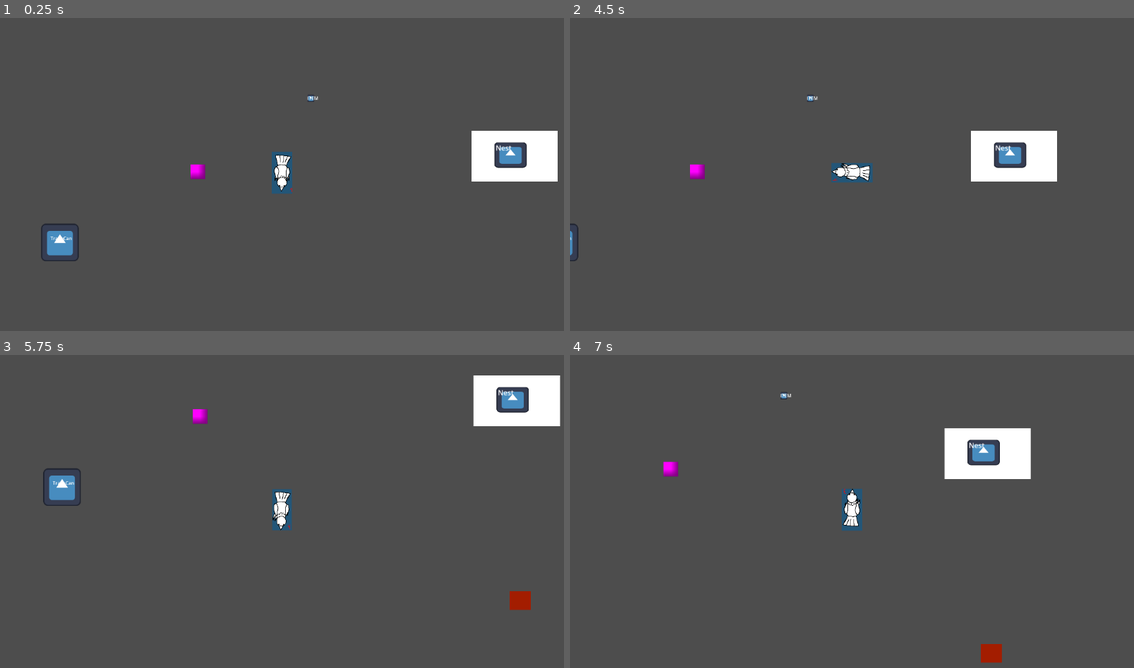
Above: before the commit, frames 1-4 (two rows, left to right).
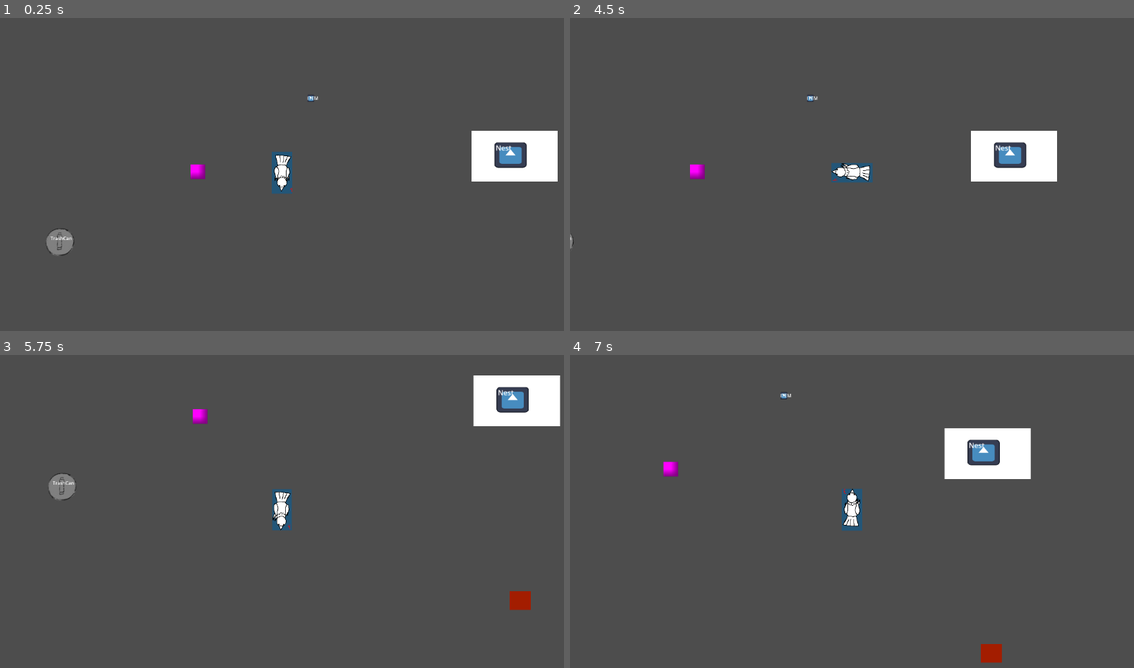
Above: after the commit, the same moments.

Repository: PiponcheDev/Chunky-Chick
Game: Godot game, scene res://Main.tscn
Two runs of this game, one before a commit and one after it. Both use one fixed random seed, a clock stepped at 60 frames per second and the inputs below. The engine's default icon, where the game draws it, is replaced by a stand-in: a white triangle on a blue panel in a dark square.
Inputs (mouse positions are in pixels of both pictures, inside the frame that each line leads up to):
- Up to frame 1 (0.25 s): no input
- Up to frame 2 (4.5 s): tap Enter at 0.5 s; move the mouse to (976, 155) at 0.52 s; hold D (walk_right) 0.53-1.28 s; tap E (pick_up) every 0.75 s from 0.6 to 4.35 s; click (976, 155) at 0.67 s; move the mouse to (739, 187) at 1.27 s; hold S (walk_down) 1.28-2.03 s; move the mouse to (908, 102) at 2.02 s; hold D (walk_right) 2.03-2.78 s; move the mouse to (823, 237) at 2.77 s; hold W (walk_up) 2.78-3.53 s; click (823, 237) at 2.92 s; move the mouse to (1021, 221) at 3.52 s; hold A (walk_left) from 3.53 s (still down); move the mouse to (682, 124) at 4.27 s
- Up to frame 3 (5.75 s): move the mouse to (310, 508) at 5.02 s; release A (walk_left) at 5.03 s; hold S (walk_down) from 5.03 s (still down); tap E (pick_up) at 5.1 s; click (310, 508) at 5.17 s
- Up to frame 4 (7 s): move the mouse to (767, 430) at 5.77 s; release S (walk_down) at 5.78 s; hold D (walk_right) 5.78-6.53 s; tap E (pick_up) at 5.85, 6.6 s; move the mouse to (976, 492) at 6.52 s; hold W (walk_up) from 6.53 s (still down)

The runs differ from the first frame. In frame 1, 0.5% of the frame differs, in the area x 7-15%, y 65-78%; in frame 2, less than 0.1%; in frame 3, 0.5%; in frame 4, nothing differs.

Commit message:
Corrected bugs, created seperate dumpster and trashcan

Diff:
--- a/chunky-chick/runs/prev_run.tres
+++ b/chunky-chick/runs/prev_run.tres
@@ -1,8 +1,10 @@
-[gd_resource type="Resource" script_class="RunData" format=3 uid="uid://cbavkcbi5mb26"]
+[gd_resource type="Resource" script_class="RunData" format=3]
 
-[ext_resource type="Script" uid="uid://cvld2h71gy3n2" path="res://GameData.gd" id="1_nl8ht"]
-[ext_resource type="Script" uid="uid://dpeqe6622sp7j" path="res://src/scripts/talisman_data.gd" id="2_lexoi"]
+[ext_resource type="Script" path="res://GameData.gd" id="1_nl8ht"]
+[ext_resource type="Script" path="res://src/scripts/talisman_data.gd" id="2_lexoi"]
+[ext_resource type="Resource" path="res://talismans/half_soda_can.tres" id="3_lexoi"]
 
 [resource]
 script = ExtResource("1_nl8ht")
+talismans = Array[ExtResource("2_lexoi")]([ExtResource("3_lexoi"), ExtResource("3_lexoi"), ExtResource("3_lexoi"), ExtResource("3_lexoi"), ExtResource("3_lexoi"), ExtResource("3_lexoi"), ExtResource("3_lexoi"), ExtResource("3_lexoi")])
 metadata/_custom_type_script = "uid://cvld2h71gy3n2"
--- a/chunky-chick/src/scripts/GameLoader.gd
+++ b/chunky-chick/src/scripts/GameLoader.gd
@@ -5,11 +5,12 @@
 
 var current_run : RunData
 
+func _ready():
+	load_run()
 
 func start_new_run():
 	current_run = RunData.new()
 	save_run()
-
 
 func load_run():
 	if ResourceLoader.exists(RUN_SAVE_PATH):
@@ -17,18 +18,12 @@
 	else:
 		start_new_run()
 
-
 func save_run():
 	ResourceSaver.save(current_run, RUN_SAVE_PATH)
-
 
 func apply_run_to_player(player):
 	if current_run == null:
 		return
-
-	# Apply fatness
 	player.fatness = current_run.fatness
-
-	# Apply talismans
 	for talisman in current_run.talismans:
-		player.collect_talisman(talisman)
+		player.collect_talisman(talisman, true)
--- a/chunky-chick/src/scripts/UI/talismans.gd
+++ b/chunky-chick/src/scripts/UI/talismans.gd
@@ -1,6 +1,10 @@
-extends Area2D  # CHANGE from RigidBody2D -> Area2D for simplicity
+extends Area2D
 
 @export var talisman_data: TalismanData
+
+# Repulsion settings
+@export var repel_radius := 32.0
+@export var repel_strength := 80.0
 
 var player_node: Node = null
 var player_in_range := false
@@ -20,10 +24,31 @@
 		player_in_range = false
 		player_node = null
 
+
 func _process(delta):
+	_apply_repulsion(delta)
 	if player_in_range and Input.is_action_just_pressed("pick_up"):
 		collect()
 
+
+# -----------------------------
+# TALISMAN REPULSION
+# -----------------------------
+func _apply_repulsion(delta):
+	var talismans = get_tree().get_nodes_in_group("talisman")
+	for other in talismans:
+		if other == self:
+			continue
+		var dist = global_position.distance_to(other.global_position)
+		if dist < repel_radius and dist > 0:
+			var dir = (global_position - other.global_position).normalized()
+			var force = (repel_radius - dist) / repel_radius
+			global_position += dir * force * repel_strength * delta
+
+
+# -----------------------------
+# COLLECT
+# -----------------------------
 func collect():
 	print("collected item")
 	if not player_node:
--- a/chunky-chick/src/scripts/player.gd
+++ b/chunky-chick/src/scripts/player.gd
@@ -109,7 +109,7 @@
 # TALISMAN COLLECTION SYSTEM
 # --------------------------------------------------
 
-func collect_talisman(data: TalismanData):
+func collect_talisman(data: TalismanData, from_load := false):
 	items.append(data)
 	speed_bonus += data.speed_bonus
 	damage_bonus += data.damage_bonus
@@ -117,8 +117,9 @@
 	attack_range_bonus += data.attack_range_bonus
 	shot_speed_bonus += data.shot_speed_bonus
 	fatness_max_bonus += data.fatness_max_bonus
-	GameLoad.current_run.talismans.append(data)
-	GameLoad.save_run()
+	if !from_load:
+		GameLoad.current_run.talismans.append(data)
+		GameLoad.save_run()
 	print("Collected talisman:", data.talisman_name)
 
 # --------------------------------------------------
--- a/chunky-chick/src/scripts/trash_can.gd
+++ b/chunky-chick/src/scripts/trash_can.gd
@@ -6,6 +6,8 @@
 
 var opened := false
 var player_node: Node = null
+var is_dumpster := false
+var anim_name := ""
 
 func _ready():
 	var area = $InteractionArea
@@ -14,31 +16,58 @@
 	area.monitoring = true
 	area.monitorable = true
 
+	# 1 in 10 chance to become a dumpster
+	if randi() % 10 == 0:
+		is_dumpster = true
+		anim_name = "dumpster"
+	else:
+		is_dumpster = false
+		anim_name = "trash_can"
+
+	# Show first frame only (static sprite)
+	var sprite = $AnimatedSprite2D
+	sprite.animation = anim_name
+	sprite.frame = 0
+	sprite.pause()
+
+
 func _on_body_entered(body):
 	if body.is_in_group("player"):
 		player_node = body
+
 
 func _on_body_exited(body):
 	if body == player_node:
 		player_node = null
 
+
 func _process(delta):
 	if player_node and Input.is_action_just_pressed("pick_up") and not opened:
 		open()
 
+
 func open():
-	print("opened trash can")
 	if opened or possible_talismans.size() == 0:
 		return
+	print("opened trash can")
 	opened = true
-	var talisman_data = possible_talismans.pick_random()
-	var talisman = talisman_scene.instantiate()
-	talisman.talisman_data = talisman_data
-	talisman.global_position = global_position + Vector2(0, -16)
-	get_tree().current_scene.add_child(talisman)
-	# Push away from player
-	var dir = (talisman.global_position - player_node.global_position).normalized()
-	if dir == Vector2.ZERO:
-		dir = Vector2.UP
-	var tween = create_tween()
-	tween.tween_property(talisman, "global_position", talisman.global_position + dir * push_force, 0.3)
+	$AnimatedSprite2D.play(anim_name)
+	var drop_count := 2 if is_dumpster else 1
+	for i in range(drop_count):
+		var talisman_data = possible_talismans.pick_random()
+		var talisman = talisman_scene.instantiate()
+		talisman.talisman_data = talisman_data
+		# Small random spawn offset so items never start perfectly stacked
+		var spawn_offset = Vector2(randf_range(-6,6), randf_range(-6,6))
+		talisman.global_position = global_position + Vector2(0, -16) + spawn_offset
+		get_tree().current_scene.add_child(talisman)
+		# RANDOM direction instead of player direction
+		var random_angle = randf_range(0, TAU)
+		var dir = Vector2.from_angle(random_angle)
+		var tween = create_tween()
+		tween.tween_property(
+			talisman,
+			"global_position",
+			talisman.global_position + dir * push_force,
+			0.3
+		)
--- a/chunky-chick/src/tscn/Structures/trash_can.tscn
+++ b/chunky-chick/src/tscn/Structures/trash_can.tscn
@@ -2,9 +2,71 @@
 
 [ext_resource type="Script" uid="uid://4cd26jvqi368" path="res://src/scripts/trash_can.gd" id="1_d3rj5"]
 [ext_resource type="Script" uid="uid://dpeqe6622sp7j" path="res://src/scripts/talisman_data.gd" id="2_d70uw"]
-[ext_resource type="Texture2D" uid="uid://cp70q5rerqku2" path="res://Assets-Extra/icon.svg" id="2_vtslx"]
 [ext_resource type="Resource" uid="uid://d272ynufwj2aj" path="res://talismans/half_soda_can.tres" id="3_xl22r"]
 [ext_resource type="PackedScene" uid="uid://dv8lrbt4ek741" path="res://src/tscn/talisman-pickup.tscn" id="4_edr8r"]
+[ext_resource type="Texture2D" uid="uid://b6sosfs1xctvy" path="res://Assets/Levels/Items.png" id="5_d70uw"]
+
+[sub_resource type="AtlasTexture" id="AtlasTexture_d70uw"]
+atlas = ExtResource("5_d70uw")
+region = Rect2(300, 100, 100, 100)
+
+[sub_resource type="AtlasTexture" id="AtlasTexture_6aykf"]
+atlas = ExtResource("5_d70uw")
+region = Rect2(200, 100, 100, 100)
+
+[sub_resource type="AtlasTexture" id="AtlasTexture_iedfx"]
+atlas = ExtResource("5_d70uw")
+region = Rect2(100, 100, 100, 100)
+
+[sub_resource type="AtlasTexture" id="AtlasTexture_7fo27"]
+atlas = ExtResource("5_d70uw")
+region = Rect2(0, 100, 100, 100)
+
+[sub_resource type="AtlasTexture" id="AtlasTexture_xl22r"]
+atlas = ExtResource("5_d70uw")
+region = Rect2(600, 100, 100, 100)
+
+[sub_resource type="AtlasTexture" id="AtlasTexture_edr8r"]
+atlas = ExtResource("5_d70uw")
+region = Rect2(500, 100, 100, 100)
+
+[sub_resource type="AtlasTexture" id="AtlasTexture_rqu2i"]
+atlas = ExtResource("5_d70uw")
+region = Rect2(400, 100, 100, 100)
+
+[sub_resource type="SpriteFrames" id="SpriteFrames_6aykf"]
+animations = [{
+"frames": [{
+"duration": 1.0,
+"texture": SubResource("AtlasTexture_d70uw")
+}, {
+"duration": 1.0,
+"texture": SubResource("AtlasTexture_6aykf")
+}, {
+"duration": 1.0,
+"texture": SubResource("AtlasTexture_iedfx")
+}, {
+"duration": 1.0,
+"texture": SubResource("AtlasTexture_7fo27")
+}],
+"loop": false,
+"name": &"dumpster",
+"speed": 13.0
+}, {
+"frames": [{
+"duration": 1.0,
+"texture": SubResource("AtlasTexture_xl22r")
+}, {
+"duration": 1.3,
+"texture": SubResource("AtlasTexture_edr8r")
+}, {
+"duration": 1.0,
+"texture": SubResource("AtlasTexture_rqu2i")
+}],
+"loop": false,
+"name": &"trash_can",
+"speed": 13.0
+}]
 
 [sub_resource type="RectangleShape2D" id="RectangleShape2D_r6qk4"]
 size = Vector2(95, 112)
@@ -18,13 +80,14 @@
 possible_talismans = Array[ExtResource("2_d70uw")]([ExtResource("3_xl22r")])
 talisman_scene = ExtResource("4_edr8r")
 
+[node name="AnimatedSprite2D" type="AnimatedSprite2D" parent="." unique_id=847328750]
+scale = Vector2(1.5, 1.5)
+sprite_frames = SubResource("SpriteFrames_6aykf")
+animation = &"trash_can"
+
 [node name="CollisionShape2D" type="CollisionShape2D" parent="." unique_id=368189786]
 position = Vector2(-1.5, 0)
 shape = SubResource("RectangleShape2D_r6qk4")
-
-[node name="Icon" type="Sprite2D" parent="." unique_id=1737153631]
-position = Vector2(2, 1)
-texture = ExtResource("2_vtslx")
 
 [node name="Label" type="Label" parent="." unique_id=7455199]
 offset_left = -30.0
--- a/chunky-chick/src/tscn/talisman-pickup.tscn
+++ b/chunky-chick/src/tscn/talisman-pickup.tscn
@@ -16,10 +16,3 @@
 [node name="Icon" type="Sprite2D" parent="." unique_id=1367202803]
 position = Vector2(0, -5)
 texture = ExtResource("1_aa6mi")
-
-[node name="Label" type="Label" parent="." unique_id=1581739614]
-offset_left = -34.0
-offset_top = -30.0
-offset_right = 40.0
-offset_bottom = 23.0
-text = "Item pick-up"
Binary file added: chunky-chick/Assets/Levels/Items.png
Not shown, added: chunky-chick/Assets/Levels/Items.png.import
